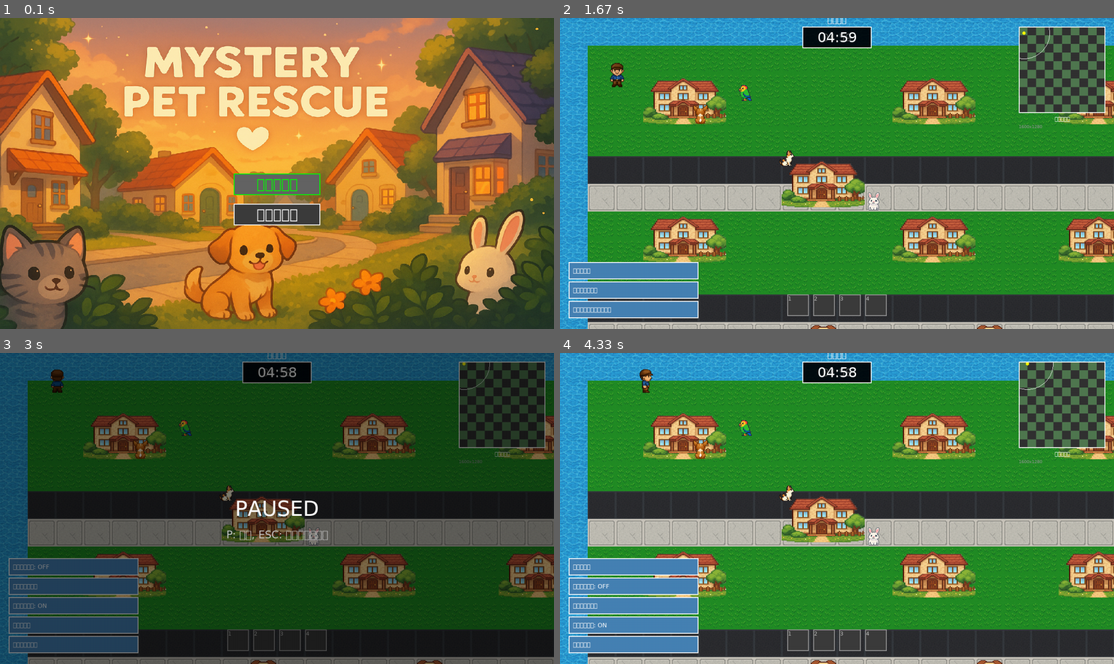
Above: before the commit, frames 1-4 (two rows, left to right).
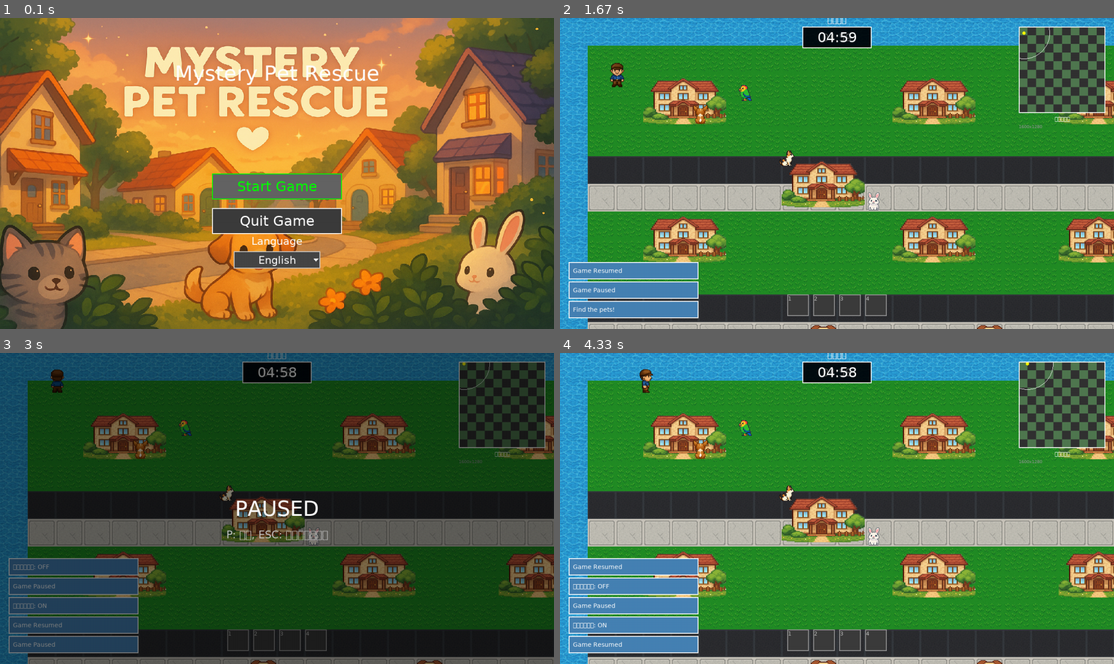
Above: after the commit, the same moments.

Repository: yuichi1000/mystery-pet-rescue
Game: pygame game, started from main.py
The game is run twice, just before and just after one commit, with the same random seed, the same clock (stepped at 60 frames per second) and the same inputs.
Inputs (mouse positions are in pixels of both pictures, inside the frame that each line leads up to):
- Up to frame 1 (0.1 s): no input
- Up to frame 2 (1.67 s): tap Enter at 0.33 s; hold P 0.67-1.13 s; hold Up 0.67-1.13 s; move the mouse to (665, 126) at 0.7 s; hold P 1.17-1.63 s
- Up to frame 3 (3 s): hold F6 1.67-2.13 s; hold Up 1.67-2.13 s; move the mouse to (171, 570) at 1.7 s; hold P 2.17-2.63 s; hold Up 2.17-2.63 s; move the mouse to (265, 620) at 2.2 s; hold F6 from 2.67 s (still down); move the mouse to (110, 402) at 2.7 s
- Up to frame 4 (4.33 s): release F6 at 3.13 s; tap P at 3.67 s; hold Right from 4 s (still down); move the mouse to (643, 415) at 4.03 s

The runs differ from the first frame. In frame 1, 4.7% of the frame differs, in the area x 31-69%, y 15-81%; in frame 2, 0.3%; in frame 3, 0.2%; in frame 4, 0.3%.

Commit message:
feat: メニュー画面に言語選択機能を追加
新機能:
- 言語管理システム (LanguageManager) を実装
- メニュー画面に言語選択セレクトボックスを追加
  - 位置: ゲーム終了ボタンの下
  - 選択可能言語: English (デフォルト), 日本語
  - ドロップダウン形式で直感的な操作
- ゲーム内通知の多言語対応
  - 基本的なゲームメッセージを英語/日本語で表示
  - 言語変更時にリアルタイムで反映

実装詳細:
- src/utils/language_manager.py: 言語管理とテキスト翻訳
- src/scenes/menu.py: 言語選択UI (LanguageSelector クラス)
- src/scenes/game.py: ゲーム内メッセージの多言語対応

UI改善:
- メニューにタイトル表示を追加
- 言語選択ラベル表示
- ホバー効果とクリック処理
- 言語変更時のメニュー再描画

対応メッセージ:
- メニュー: Start Game, Quit Game, Language
- ゲーム内: Find pets, Game paused/resumed, All pets rescued
- 基本的なゲームフロー通知

Diff:
--- a/src/scenes/game.py
+++ b/src/scenes/game.py
@@ -17,6 +17,7 @@
 from src.ui.game_ui import GameUI, NotificationType, QuickSlotItem
 from src.utils.asset_manager import get_asset_manager
 from src.utils.font_manager import get_font_manager
+from src.utils.language_manager import get_language_manager, get_text
 
 class GameScene(Scene):
     """ゲームシーン"""
@@ -62,6 +63,7 @@
         # アセットマネージャーとフォントマネージャー
         self.asset_manager = get_asset_manager()
         self.font_manager = get_font_manager()
+        self.language_manager = get_language_manager()
 
         # 背景画像の読み込み
         self.background_image = None
@@ -206,7 +208,7 @@
         self.audio_system.play_bgm("residential_bgm")
 
         # UIに初期状態を設定
-        self.game_ui.add_notification("ペットを探しましょう！", NotificationType.INFO)
+        self.game_ui.add_notification(get_text("find_pets"), NotificationType.INFO)
         self._update_ui_stats()
 
     def exit(self) -> None:
@@ -229,10 +231,10 @@
                 self.paused = not self.paused
                 if self.paused:
                     self.timer_system.pause()
-                    self.game_ui.add_notification("ゲーム一時停止", NotificationType.INFO)
+                    self.game_ui.add_notification(get_text("game_paused"), NotificationType.INFO)
                 else:
                     self.timer_system.start()
-                    self.game_ui.add_notification("ゲーム再開", NotificationType.INFO)
+                    self.game_ui.add_notification(get_text("game_resumed"), NotificationType.INFO)
 
             elif event.key == pygame.K_c:
                 # デモではCキーでペット図鑑切り替えはなし
@@ -371,7 +373,7 @@
             time_bonus = self.timer_system.calculate_time_bonus()
             bonus_message = f"タイムボーナス: {time_bonus}点"
 
-            self.game_ui.add_notification("全てのペットを救出しました！", NotificationType.SUCCESS)
+            self.game_ui.add_notification(get_text("all_pets_rescued"), NotificationType.SUCCESS)
             self.game_ui.add_notification(bonus_message, NotificationType.INFO)
             print("🎉 勝利条件達成！")
 
@@ -629,7 +631,7 @@
     def start_game(self):
         """ゲーム開始（タイマー開始）"""
         self.timer_system.start()
-        self.game_ui.add_notification("ペットを探しましょう！", NotificationType.INFO)
+        self.game_ui.add_notification(get_text("find_pets"), NotificationType.INFO)
     def _draw_victory_screen(self, surface: pygame.Surface):
         """勝利画面を描画"""
         # 半透明オーバーレイ
--- a/src/scenes/menu.py
+++ b/src/scenes/menu.py
@@ -8,6 +8,7 @@
 from src.core.scene import Scene
 from src.utils.asset_manager import get_asset_manager
 from src.utils.font_manager import get_font_manager
+from src.utils.language_manager import get_language_manager, Language, get_text
 
 class MenuItem:
     """メニューアイテムクラス"""
@@ -18,6 +19,87 @@
         self.hovered = False
         self.selected = False
 
+class LanguageSelector:
+    """言語選択セレクトボックス"""
+    def __init__(self, rect: pygame.Rect):
+        self.rect = rect
+        self.expanded = False
+        self.hovered = False
+        self.languages = [Language.ENGLISH, Language.JAPANESE]
+        self.language_manager = get_language_manager()
+
+    def handle_click(self, pos: tuple) -> bool:
+        """クリック処理"""
+        if self.rect.collidepoint(pos):
+            self.expanded = not self.expanded
+            return True
+
+        if self.expanded:
+            # 展開されている場合、各言語オプションをチェック
+            for i, lang in enumerate(self.languages):
+                option_rect = pygame.Rect(
+                    self.rect.x,
+                    self.rect.y + (i + 1) * self.rect.height,
+                    self.rect.width,
+                    self.rect.height
+                )
+                if option_rect.collidepoint(pos):
+                    self.language_manager.set_language(lang)
+                    self.expanded = False
+                    return True
+
+            # 外側をクリックした場合は閉じる
+            self.expanded = False
+
+        return False
+
+    def update_hover(self, pos: tuple):
+        """ホバー状態を更新"""
+        self.hovered = self.rect.collidepoint(pos)
+
+    def draw(self, screen: pygame.Surface, font: pygame.font.Font):
+        """描画"""
+        # メインボックス
+        color = (100, 100, 100) if self.hovered else (70, 70, 70)
+        pygame.draw.rect(screen, color, self.rect)
+        pygame.draw.rect(screen, (200, 200, 200), self.rect, 2)
+
+        # 現在の言語を表示
+        current_lang = self.language_manager.get_current_language()
+        current_text = self.language_manager.get_language_display_name(current_lang)
+        text_surface = font.render(current_text, True, (255, 255, 255))
+        text_rect = text_surface.get_rect(center=self.rect.center)
+        screen.blit(text_surface, text_rect)
+
+        # ドロップダウン矢印
+        arrow_points = [
+            (self.rect.right - 15, self.rect.centery - 3),
+            (self.rect.right - 10, self.rect.centery + 3),
+            (self.rect.right - 5, self.rect.centery - 3)
+        ]
+        pygame.draw.polygon(screen, (255, 255, 255), arrow_points)
+
+        # 展開されている場合、オプションを表示
+        if self.expanded:
+            for i, lang in enumerate(self.languages):
+                option_rect = pygame.Rect(
+                    self.rect.x,
+                    self.rect.y + (i + 1) * self.rect.height,
+                    self.rect.width,
+                    self.rect.height
+                )
+
+                # 背景
+                option_color = (90, 90, 90) if lang != current_lang else (120, 120, 120)
+                pygame.draw.rect(screen, option_color, option_rect)
+                pygame.draw.rect(screen, (200, 200, 200), option_rect, 1)
+
+                # テキスト
+                option_text = self.language_manager.get_language_display_name(lang)
+                option_surface = font.render(option_text, True, (255, 255, 255))
+                option_text_rect = option_surface.get_rect(center=option_rect.center)
+                screen.blit(option_surface, option_text_rect)
+
 class MenuScene(Scene):
     """メニューシーン"""
 
@@ -27,6 +109,7 @@
         # アセットマネージャー
         self.asset_manager = get_asset_manager()
         self.font_manager = get_font_manager()
+        self.language_manager = get_language_manager()
 
         # 背景画像
         self.background_image = None
@@ -40,6 +123,9 @@
         self.normal_color = (255, 255, 255)
         self.hover_color = (255, 255, 0)
         self.selected_color = (0, 255, 0)
+
+        # 言語選択セレクトボックス
+        self.language_selector = None
 
         self._create_menu_items()
 
@@ -65,26 +151,36 @@
         screen_width = self.screen.get_width()
         screen_height = self.screen.get_height()
 
-        # ボタンの配置
-        button_width = 200
-        button_height = 50
-        button_x = screen_width // 2 - button_width // 2
-        button_start_y = screen_height // 2
-        button_spacing = 70
-
-        # メニューアイテムを作成
+        # メニューアイテムのサイズと位置
+        item_width = 300
+        item_height = 60
+        start_y = screen_height // 2
+        spacing = 80
+
+        # メニューアイテムを作成（言語に応じて更新）
         menu_data = [
-            ("ゲーム開始", "game"),
-            ("ゲーム終了", "quit")
+            (get_text("start_game"), "start_game"),
+            (get_text("quit_game"), "quit_game")
         ]
 
+        self.menu_items = []
         for i, (text, action) in enumerate(menu_data):
-            rect = pygame.Rect(button_x, button_start_y + i * button_spacing, button_width, button_height)
-            item = MenuItem(text, action, rect)
-            self.menu_items.append(item)
+            x = (screen_width - item_width) // 2
+            y = start_y + i * spacing
+            rect = pygame.Rect(x, y, item_width, item_height)
+            self.menu_items.append(MenuItem(text, action, rect))
+
+        # 言語選択セレクトボックスを作成（ゲーム終了の下）
+        lang_width = 200
+        lang_height = 40
+        lang_x = (screen_width - lang_width) // 2
+        lang_y = start_y + len(menu_data) * spacing + 20
+        lang_rect = pygame.Rect(lang_x, lang_y, lang_width, lang_height)
+        self.language_selector = LanguageSelector(lang_rect)
 
         # 最初のアイテムを選択
         if self.menu_items:
+            self.menu_items[self.selected_index].selected = True
             self.menu_items[self.selected_index].selected = True
 
     def enter(self) -> None:
@@ -109,9 +205,18 @@
 
         elif event.type == pygame.MOUSEMOTION:
             self._handle_mouse_hover(event.pos)
+            # 言語選択のホバー処理
+            if self.language_selector:
+                self.language_selector.update_hover(event.pos)
 
         elif event.type == pygame.MOUSEBUTTONDOWN:
             if event.button == 1:  # 左クリック
+                # 言語選択のクリック処理
+                if self.language_selector and self.language_selector.handle_click(event.pos):
+                    # 言語が変更された場合、メニューアイテムを再作成
+                    self._create_menu_items()
+                    return None
+
                 return self._handle_mouse_click(event.pos)
 
         return None
@@ -133,7 +238,11 @@
     def _activate_selected(self) -> str:
         """選択されたアイテムを実行"""
         if self.menu_items and 0 <= self.selected_index < len(self.menu_items):
-            return self.menu_items[self.selected_index].action
+            action = self.menu_items[self.selected_index].action
+            if action == "start_game":
+                return "game"
+            elif action == "quit_game":
+                return "quit"
         return "game"
 
     def _handle_mouse_hover(self, pos: tuple):
@@ -154,7 +263,11 @@
         """マウスクリック処理"""
         for item in self.menu_items:
             if item.rect.collidepoint(pos):
-                return item.action
+                action = item.action
+                if action == "start_game":
+                    return "game"
+                elif action == "quit_game":
+                    return "quit"
         return None
 
     def update(self, time_delta: float) -> Optional[str]:
@@ -170,8 +283,36 @@
             # 背景画像がない場合はグラデーション背景
             self._draw_gradient_background(surface)
 
+        # タイトル描画
+        self._draw_title(surface)
+
         # メニューアイテムを描画
         self._draw_menu_items(surface)
+
+        # 言語選択を描画
+        if self.language_selector:
+            font = self.font_manager.get_font("default", 24)
+
+            # "Language" ラベル
+            label_text = get_text("language")
+            label_surface = font.render(label_text, True, (255, 255, 255))
+            label_rect = label_surface.get_rect()
+            label_rect.centerx = self.language_selector.rect.centerx
+            label_rect.bottom = self.language_selector.rect.top - 10
+            surface.blit(label_surface, label_rect)
+
+            # 言語選択ボックス
+            self.language_selector.draw(surface, font)
+
+    def _draw_title(self, surface: pygame.Surface):
+        """タイトルを描画"""
+        title_font = self.font_manager.get_font("default", 48)
+        title_text = "Mystery Pet Rescue"
+        title_surface = title_font.render(title_text, True, (255, 255, 255))
+        title_rect = title_surface.get_rect()
+        title_rect.centerx = surface.get_width() // 2
+        title_rect.y = 100
+        surface.blit(title_surface, title_rect)
 
     def _draw_menu_items(self, surface: pygame.Surface):
         """メニューアイテムを描画"""
--- /dev/null
+++ b/src/utils/language_manager.py
@@ -0,0 +1,131 @@
+"""
+言語管理システム
+"""
+
+import json
+import os
+from typing import Dict, Any
+from enum import Enum
+
+class Language(Enum):
+    """サポートされている言語"""
+    ENGLISH = "en"
+    JAPANESE = "ja"
+
+class LanguageManager:
+    """言語管理クラス"""
+
+    def __init__(self):
+        self.current_language = Language.ENGLISH  # デフォルトは英語
+        self.translations: Dict[str, Dict[str, str]] = {}
+        self._load_translations()
+
+    def _load_translations(self):
+        """翻訳データを読み込み"""
+        # 基本的な翻訳データを直接定義
+        self.translations = {
+            Language.ENGLISH.value: {
+                # メニュー
+                "start_game": "Start Game",
+                "quit_game": "Quit Game",
+                "language": "Language",
+                "english": "English",
+                "japanese": "日本語",
+
+                # ゲーム内
+                "pets_found": "Pets Found",
+                "time_remaining": "Time Remaining",
+                "game_paused": "Game Paused",
+                "game_resumed": "Game Resumed",
+                "pet_rescued": "Pet Rescued!",
+                "all_pets_rescued": "All pets rescued!",
+                "game_over": "Game Over",
+                "victory": "Victory!",
+                "find_pets": "Find the pets!",
+
+                # 結果画面
+                "congratulations": "Congratulations!",
+                "time_bonus": "Time Bonus",
+                "total_score": "Total Score",
+                "return_to_menu": "Return to Menu",
+
+                # ヒント
+                "pets_hiding_hint": "The pets might be hiding near residential areas or parks.",
+                "search_buildings_hint": "Try searching around buildings and near trees.",
+                "parks_hint": "Midori Park and Kids Plaza are places animals love."
+            },
+            Language.JAPANESE.value: {
+                # メニュー
+                "start_game": "ゲーム開始",
+                "quit_game": "ゲーム終了",
+                "language": "言語",
+                "english": "English",
+                "japanese": "日本語",
+
+                # ゲーム内
+                "pets_found": "救出したペット",
+                "time_remaining": "残り時間",
+                "game_paused": "ゲーム一時停止",
+                "game_resumed": "ゲーム再開",
+                "pet_rescued": "ペットを救出しました！",
+                "all_pets_rescued": "すべてのペットを救出しました！",
+                "game_over": "ゲームオーバー",
+                "victory": "勝利！",
+                "find_pets": "ペットを探しましょう！",
+
+                # 結果画面
+                "congratulations": "おめでとうございます！",
+                "time_bonus": "タイムボーナス",
+                "total_score": "総合スコア",
+                "return_to_menu": "メニューに戻る",
+
+                # ヒント
+                "pets_hiding_hint": "ペットたちは住宅街や公園の近くに隠れているかもしれません。",
+                "search_buildings_hint": "建物の周りや木の近くを探してみましょう。",
+                "parks_hint": "みどり公園とちびっこ広場は動物たちが好む場所です。"
+            }
+        }
+
+    def set_language(self, language: Language):
+        """言語を設定"""
+        self.current_language = language
+        print(f"🌐 言語を{language.value}に変更しました")
+
+    def get_current_language(self) -> Language:
+        """現在の言語を取得"""
+        return self.current_language
+
+    def get_text(self, key: str) -> str:
+        """指定されたキーの翻訳テキストを取得"""
+        lang_code = self.current_language.value
+        if lang_code in self.translations and key in self.translations[lang_code]:
+            return self.translations[lang_code][key]
+
+        # フォールバック: 英語を試す
+        if Language.ENGLISH.value in self.translations and key in self.translations[Language.ENGLISH.value]:
+            return self.translations[Language.ENGLISH.value][key]
+
+        # 最終フォールバック: キー名をそのまま返す
+        return key
+
+    def get_language_display_name(self, language: Language) -> str:
+        """言語の表示名を取得"""
+        if language == Language.ENGLISH:
+            return self.get_text("english")
+        elif language == Language.JAPANESE:
+            return self.get_text("japanese")
+        return language.value
+
+# グローバルインスタンス
+_language_manager = None
+
+def get_language_manager() -> LanguageManager:
+    """言語マネージャーのシングルトンインスタンスを取得"""
+    global _language_manager
+    if _language_manager is None:
+        _language_manager = LanguageManager()
+    return _language_manager
+
+def get_text(key: str) -> str:
+    """翻訳テキストを取得するヘルパー関数"""
+    return get_language_manager().get_text(key)
